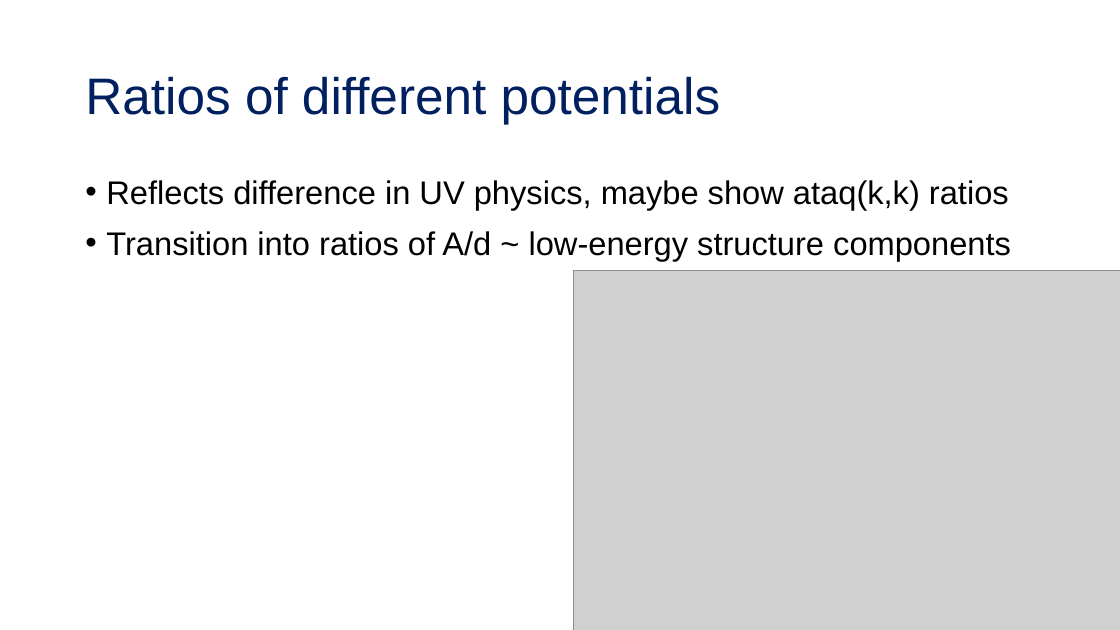
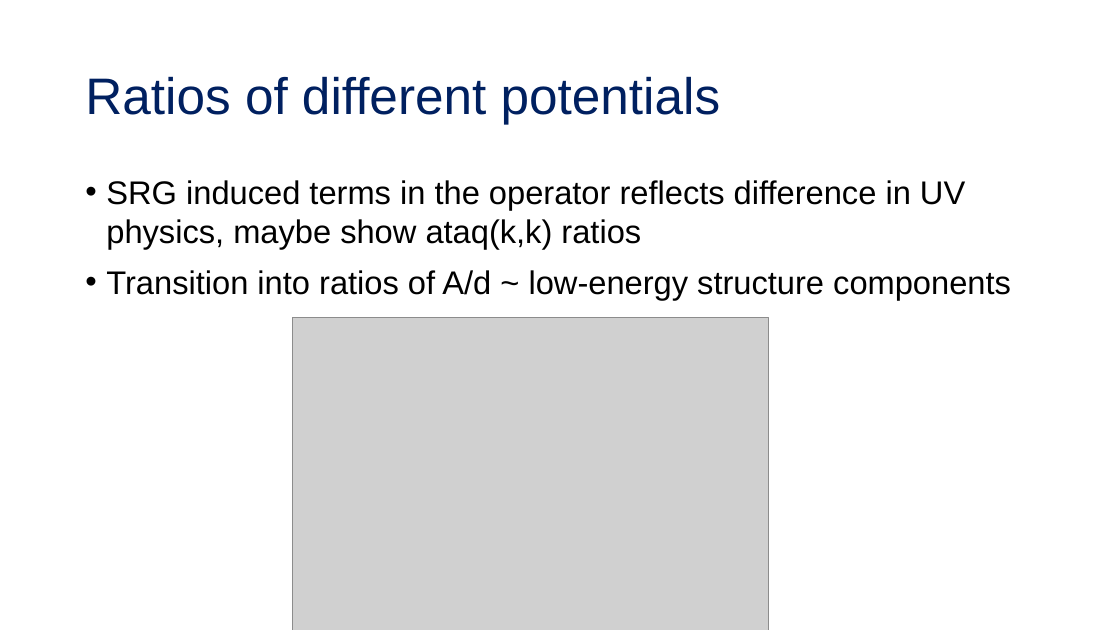
Before and after one commit to tropiano4/tropiano-srg, a slide deck: slide 16 of Presentations/NUCLEI_June2020/tropiano_nuclei_2020.pptx (slide 14 before the commit). Drawn at 1120x630 pixels with LibreOffice and Linux fonts; fonts in the diff are those of the drawing; grey boxes stand for pictures. Boxes give left, top, right and bottom in pixels: in the first picture for what was removed or moved away, otherwise in the second. Text is boxed around its words. In the diff, an @@ line names an element or a change of style, - is before the commit and + after.

```diff
--- a/Presentations/NUCLEI_June2020/tropiano_nuclei_2020.pptx
+++ b/Presentations/NUCLEI_June2020/tropiano_nuclei_2020.pptx
@@ text at <box>106,180,965,249</box>: text changed @@
-• Reflects difference in UV physics, maybe show ataq(k,k) ratios
+• SRG induced terms in the operator reflects difference in UV physics, maybe show ataq(k,k) ratios
@@ picture: place and size @@
-picture at <box>574,271,1120,630</box>
+picture at <box>292,318,769,630</box>
```
Also in this commit, not shown: 8 other slides changed, 6 slides added, 1 slide removed, 1 other file.
